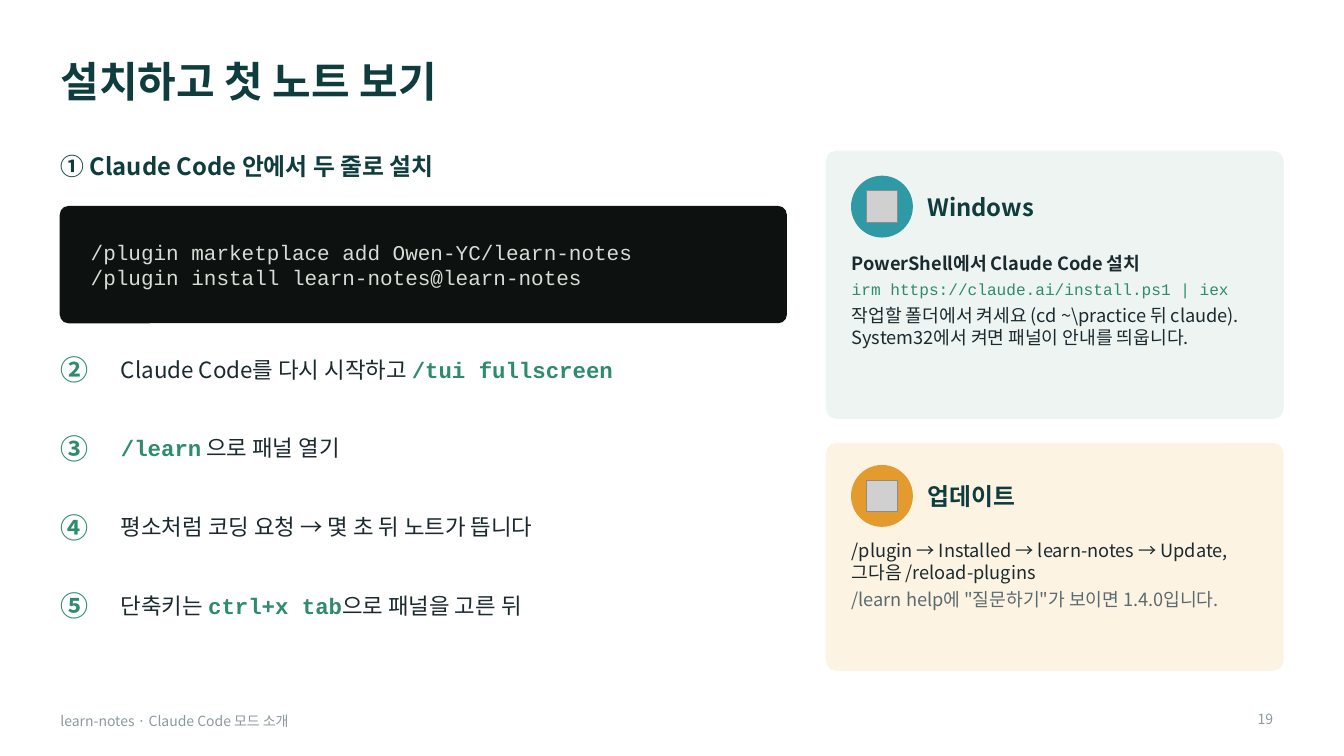
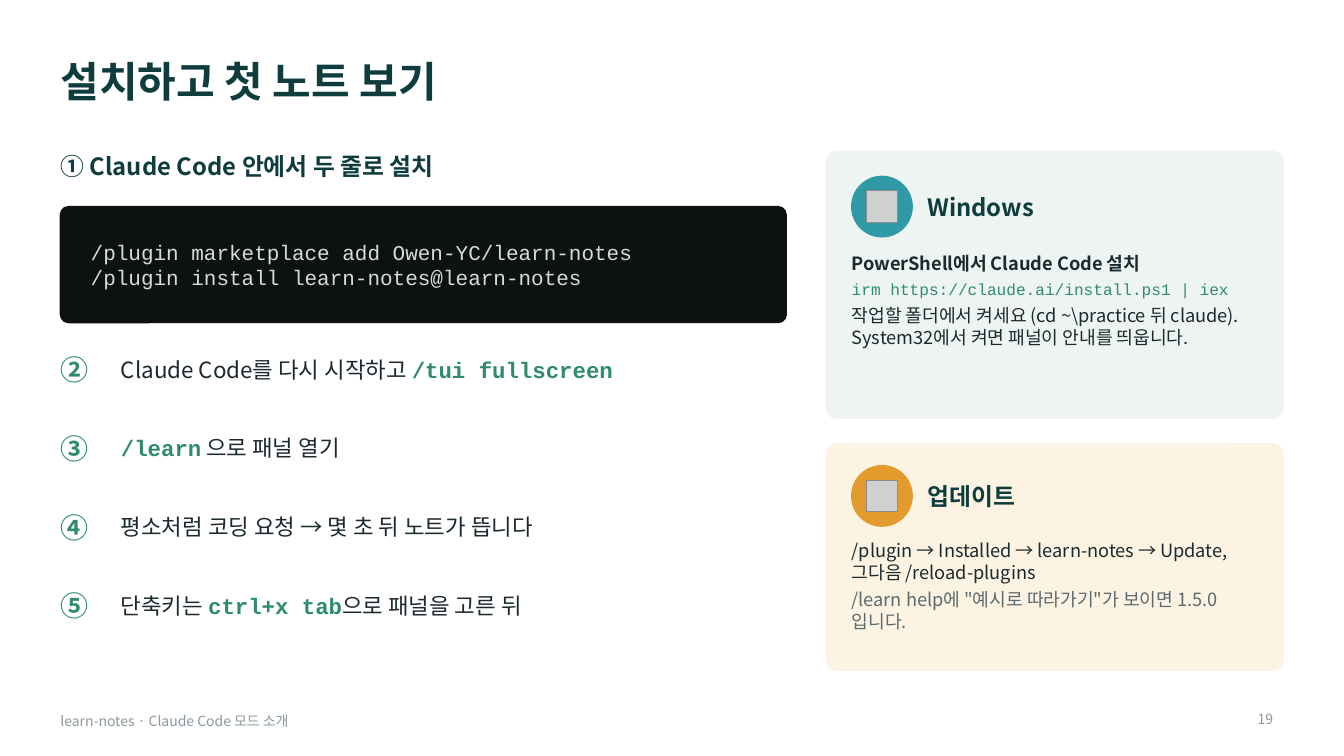
Before and after one commit to Owen-YC/learn-notes, a slide deck: slide 19 of docs/team/learn-notes-intro.pptx. Drawn at 1344x756 pixels with LibreOffice and Linux fonts; fonts in the diff are those of the drawing; grey boxes stand for pictures. Boxes give left, top, right and bottom in pixels: in the first picture for what was removed or moved away, otherwise in the second. Text is boxed around its words. In the diff, an @@ line names an element or a change of style, - is before the commit and + after.

```diff
--- a/docs/team/learn-notes-intro.pptx
+++ b/docs/team/learn-notes-intro.pptx
@@ text at box(852, 591, 1217, 610): text changed @@
-/learn help에 "질문하기"가 보이면 1.4.0입니다.
+/learn help에 "예시로 따라가기"가 보이면 1.5.0입니다.
```
Also in this commit, not shown: 5 other slides changed, 18 other files.
